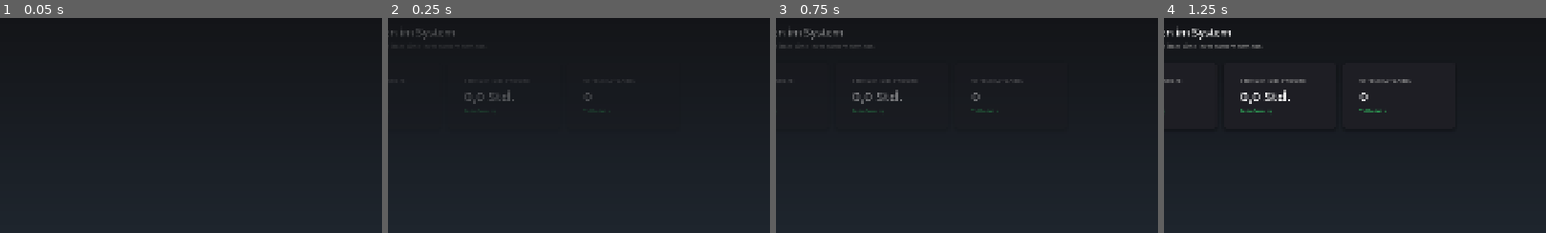
Above: before the commit, frames 1-4 (left to right).
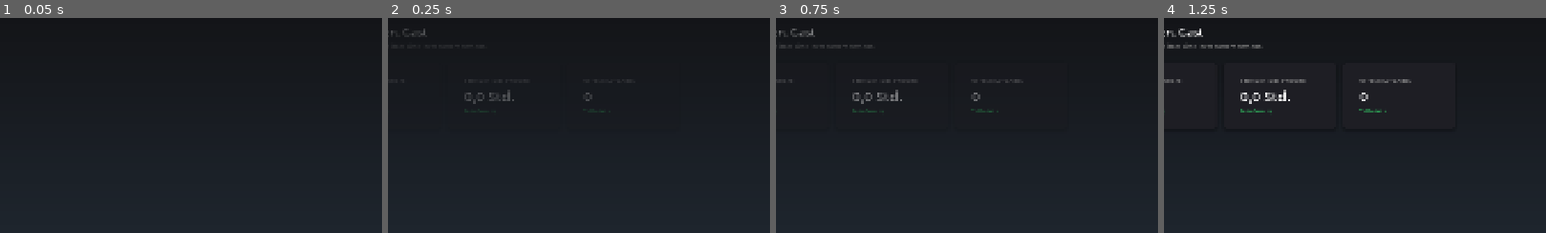
Above: after the commit, the same moments.

Repository: KurzschlussKevin/CheckX
Game: Godot game, scene res://app/modules/main/main.tscn
Same seed, same stepped clock (60 frames per second), same inputs: the game is played once before the commit and once after it. This scene is started directly instead of the project's main scene.
Inputs:
- Up to frame 1 (0.05 s): no input
- Up to frame 2 (0.25 s): no input
- Up to frame 3 (0.75 s): click "Dashboard" at 0.5 s
- Up to frame 4 (1.25 s): no input
The pictures show only the part of the screen within x 24-74%, y 8-58%; the shares and areas given below are measured in that part.

Frame 1 is identical in both runs. In frame 2, 0.2% of the frame differs, in the area x 3-18%, y 4-11%; in frame 3, 0.3%; in frame 4, 0.4%, in the area x 2-18%, y 3-11%.

Commit message:
Add files via upload

Diff:
--- a/check-x/app/core/store/store.gd
+++ b/check-x/app/core/store/store.gd
@@ -2,14 +2,17 @@
 
 # Signale für die UI
 signal data_updated
-signal login_completed(success: bool, message: String)
-
-# Lokaler Cache für die UI
-var employees = []
-var time_entries = []
-var active_timer_state = {}
-var current_user = {}
+signal login_completed(success: bool, message: String, data: Dictionary)
+
+# Lokaler Cache für die UI und Sitzungsdaten
+var token: String = ""
+var current_user: Dictionary = {}
+var employees: Array = []
+var time_entries: Array = []
+var active_timer_state: Dictionary = {}
 var current_user_data: Dictionary = {}
+
+const TOKEN_PATH = "user://auth_token.dat"
 
 # HTTP Client Nodes
 var http_client: HTTPRequest
@@ -25,6 +28,47 @@
 	add_child(login_http)
 	login_http.request_completed.connect(_on_login_request_completed)
 
+	print("Nutzer-Daten-Pfad: ", OS.get_user_data_dir())
+	# Versuche gespeicherten Token beim Start der App zu laden
+	load_token()
+
+# --- TOKEN MANAGEMENT (NEU) ---
+
+func save_token(new_token: String, user_info: Dictionary) -> void:
+	token = new_token
+	current_user = user_info
+	var file = FileAccess.open(TOKEN_PATH, FileAccess.WRITE)
+	if file:
+		var data_to_save = {
+			"token": token,
+			"user": current_user
+		}
+		file.store_var(data_to_save)
+		print(">>> [STORE] Sitzung permanent gespeichert.")
+
+func load_token() -> void:
+	if FileAccess.file_exists(TOKEN_PATH):
+		var file = FileAccess.open(TOKEN_PATH, FileAccess.READ)
+		if file:
+			var data = file.get_var()
+			token = data.get("token", "")
+			current_user = data.get("user", {})
+			print(">>> [STORE] Sitzung geladen für: ", current_user.get("name", "Unbekannt"))
+
+func clear_session() -> void:
+	token = ""
+	current_user = {}
+	if FileAccess.file_exists(TOKEN_PATH):
+		DirAccess.remove_absolute(TOKEN_PATH)
+	print(">>> [STORE] Sitzung gelöscht.")
+
+# Hilfsfunktion für Header inkl. JWT Token (WICHTIG für Sicherheit)
+func _get_auth_headers() -> Array:
+	var headers = ["Content-Type: application/json"]
+	if not token.is_empty():
+		headers.append("Authorization: Bearer " + token)
+	return headers
+
 # --- URL MANAGEMENT ---
 func get_api_url() -> String:
 	var url = Config.get_value("system", "server_url", "http://127.0.0.1:8000")
@@ -35,6 +79,7 @@
 func login(email: String, password: String) -> void:
 	var url = get_api_url() + "/auth/login"
 	var body = JSON.stringify({"email": email, "password": password})
+	# Login braucht noch keinen Auth-Header, da wir den Token erst bekommen
 	var headers = ["Content-Type: application/json"]
 
 	print("Login Versuch bei: ", url)
@@ -54,17 +99,27 @@
 	login_http.request(url, headers, HTTPClient.METHOD_POST, body)
 
 func _on_login_request_completed(_result, response_code, _headers, body):
-	var json = JSON.parse_string(body.get_string_from_utf8())
+	var body_str = body.get_string_from_utf8()
+	print("SERVER ANTWORT CODE: ", response_code) # Sollte 200 sein
+	print("SERVER BODY: ", body_str) # Hier muss "access_token" stehen
+
+	var json = JSON.parse_string(body_str)
+	#var json = JSON.parse_string(body.get_string_from_utf8())
 
 	if response_code == 200:
-		if json and json.has("user"):
-			# Login war erfolgreich
-			current_user = json["user"]
+		if json and json.has("access_token"):
+			# Login war erfolgreich: Token und User-Daten setzen
+			token = json.get("access_token", "")
+			current_user = json.get("user", {})
+
+			# Token permanent für den nächsten App-Start speichern
+			save_token(token, current_user)
+
 			fetch_employees()
-			emit_signal("login_completed", true, "Willkommen " + current_user.get("name", ""))
+			emit_signal("login_completed", true, "Willkommen " + current_user.get("name", ""), json)
 		else:
-			# Registrierung war erfolgreich (Server schickt kein User-Objekt zurück)
-			emit_signal("login_completed", true, "Konto erfolgreich erstellt! Bitte einloggen.")
+			# Registrierung war erfolgreich
+			emit_signal("login_completed", true, "Konto erfolgreich erstellt! Bitte einloggen.", {})
 	else:
 		# Fehlerbehandlung
 		var error_msg = "Fehler: " + str(response_code)
@@ -76,7 +131,7 @@
 		elif response_code == 0:
 			error_msg = "Server nicht erreichbar!"
 
-		emit_signal("login_completed", false, error_msg)
+		emit_signal("login_completed", false, error_msg, {})
 
 func get_current_user_id() -> String:
 	return current_user.get("emp_id", "")
@@ -84,7 +139,8 @@
 # --- DATEN LADEN ---
 func fetch_employees() -> void:
 	var url = get_api_url() + "/employees"
-	http_client.request(url)
+	# Nutzt jetzt automatisch den Auth-Header
+	http_client.request(url, _get_auth_headers())
 
 func _on_data_request_completed(_result, response_code, _headers, body):
 	if response_code == 200:
@@ -105,7 +161,7 @@
 	var body = {
 		"emp_id": emp_id,
 		"project": project,
-		"start_time": Time.get_unix_time_from_system()
+		"start_time": active_timer_state[emp_id]
 	}
 	_send_post(url, body)
 
@@ -124,23 +180,18 @@
 	_send_post(url, body)
 
 func _send_post(url: String, data: Dictionary) -> void:
-	var json = JSON.stringify(data)
-	var headers = ["Content-Type: application/json"]
+	var json_str = JSON.stringify(data)
 	var temp_client = HTTPRequest.new()
 	add_child(temp_client)
 
 	temp_client.request_completed.connect(func(_r, code, _h, body_bytes):
 		var body_str = body_bytes.get_string_from_utf8()
-		print("\n==========================================")
-		print(">>> [STORE POST] An URL: ", url)
-		print(">>> [STORE POST] Gesendete Daten: ", json)
-		print(">>> [STORE POST] Server HTTP Code: ", code)
 		print(">>> [STORE POST] Server Antwort: ", body_str)
-		print("==========================================\n")
 		temp_client.queue_free()
 	)
 
-	temp_client.request(url, headers, HTTPClient.METHOD_POST, json)
+	# Nutzt jetzt _get_auth_headers() statt festem Array
+	temp_client.request(url, _get_auth_headers(), HTTPClient.METHOD_POST, json_str)
 
 # --- UI HELPER ---
 func get_all_employees() -> Array: return employees
@@ -148,7 +199,6 @@
 func is_timer_running(emp_id: String) -> bool: return active_timer_state.has(emp_id)
 func get_timer_start(emp_id: String) -> float: return active_timer_state.get(emp_id, 0.0)
 
-
 # --- ABFRAGEN (CACHE) ---
 
 func get_entries_for_date(emp_id: String, date_str: String) -> Array:
@@ -172,20 +222,19 @@
 	_send_post(url, body)
 
 func get_current_user_data() -> Dictionary:
-	return current_user_data
+	return current_user
 
 func add_manual_entry(emp_id: String, date_str: String, minutes: int, project: String, type: String = "Manuell") -> void:
 	var url = get_api_url() + "/time/manual"
 	var body = {
 		"emp_id": emp_id,
 		"date": date_str,
-		"duration": minutes,   # Ganze Zahl
+		"duration": minutes,
 		"project": project,
 		"type": type
 	}
 	_send_post(url, body)
 
-# Prüft den Sperrstatus für einen bestimmten Tag
 func is_day_locked(emp_id: String, date_str: String, callback: Callable) -> void:
 	var url = get_api_url() + "/time/is_locked?emp_id=" + emp_id + "&date=" + date_str
 	var http = HTTPRequest.new()
@@ -199,9 +248,8 @@
 		callback.call(locked)
 		http.queue_free()
 	)
-	http.request(url)
-
-# Sendet einen Korrekturantrag an den Admin
+	http.request(url, _get_auth_headers())
+
 func request_time_correction(emp_id: String, date_str: String, note: String) -> void:
 	var url = get_api_url() + "/time/request_correction"
 	var body = {
@@ -218,24 +266,11 @@
 	var http = HTTPRequest.new()
 	add_child(http)
 	http.request_completed.connect(func(_r, code, _h, body_bytes):
-		var success = false
-		if code == 200:
-			var body_str = body_bytes.get_string_from_utf8()
-			var json = JSON.parse_string(body_str)
-			if json is Dictionary:
-				# NEU: Wir prüfen den echten Status aus dem JSON!
-				if json.get("status", "") == "success":
-					success = true
-				else:
-					print(">>> [STORE] Server hat Absenden verweigert: ", json.get("message", "Unbekannter Fehler"))
-		else:
-			print(">>> [STORE] Schwerer HTTP Fehler: ", code)
-
+		var success = (code == 200)
 		callback.call(success)
 		http.queue_free()
 	)
-	var headers = ["Content-Type: application/json"]
-	http.request(url, headers, HTTPClient.METHOD_POST, JSON.stringify(body))
+	http.request(url, _get_auth_headers(), HTTPClient.METHOD_POST, JSON.stringify(body))
 
 func request_correction(emp_id: String, date_str: String, note: String, callback: Callable) -> void:
 	var url = get_api_url() + "/time/request_correction"
@@ -248,36 +283,23 @@
 	var http = HTTPRequest.new()
 	add_child(http)
 	http.request_completed.connect(func(_r, code, _h, body_bytes):
-		var success = false
-		if code == 200:
-			var json = JSON.parse_string(body_bytes.get_string_from_utf8())
-			if json is Dictionary and json.get("status", "") == "success":
-				success = true
+		var success = (code == 200)
 		callback.call(success)
 		http.queue_free()
 	)
-	var headers = ["Content-Type: application/json"]
-	http.request(url, headers, HTTPClient.METHOD_POST, JSON.stringify(body))
+	http.request(url, _get_auth_headers(), HTTPClient.METHOD_POST, JSON.stringify(body))
+
 func get_locked_days_for_month(emp_id: String, month: int, year: int, callback: Callable) -> void:
 	var url = get_api_url() + "/time/locked_days?emp_id=" + emp_id + "&month=" + str(month) + "&year=" + str(year)
-	print(">>> [STORE] Lade gesperrte Tage von: ", url)
-
 	var http = HTTPRequest.new()
 	add_child(http)
 	http.request_completed.connect(func(_r, code, _h, body):
-		print(">>> [STORE] Server HTTP Code: ", code)
 		var locked_days = []
 		if code == 200:
-			var body_str = body.get_string_from_utf8()
-			print(">>> [STORE] Server Antwort Body: ", body_str)
-			var json = JSON.parse_string(body_str)
-			if json is Dictionary and json.has("locked_days"):
+			var json = JSON.parse_string(body.get_string_from_utf8())
+			if json is Dictionary:
 				locked_days = json.get("locked_days", [])
-		else:
-			print(">>> [STORE] FEHLER: Konnte Tage nicht laden!")
-
-		if callback.is_valid() and not callback.is_null():
-			callback.call(locked_days)
+		callback.call(locked_days)
 		http.queue_free()
 	)
-	http.request(url)
+	http.request(url, _get_auth_headers())
--- a/check-x/app/modules/auth/auth.gd
+++ b/check-x/app/modules/auth/auth.gd
@@ -23,7 +23,6 @@
 	switch_button.pressed.connect(_on_switch_mode_pressed)
 	submit_button.pressed.connect(_on_submit_pressed)
 
-	# NEU: Signal vom Store verbinden
 	if Store.has_signal("login_completed"):
 		Store.login_completed.connect(_on_server_response)
 
@@ -31,19 +30,32 @@
 	_apply_ui_state()
 	_force_window_resize(true)
 
-	# AUTO-LOGIN PRÜFUNG (Bleibt wie von dir gewünscht)
-	if Config.get_value("auth", "keep_logged_in", false):
+	# --- AUTO-LOGIN LOGIK ---
+	# 1. Prüfen, ob "Angemeldet bleiben" aktiv ist
+	var keep_logged = Config.get_value("auth", "keep_logged_in", false)
+
+	if keep_logged:
+		# 2. Prüfen, ob der Store bereits einen Token aus der Datei geladen hat
+		if not Store.token.is_empty():
+			_show_status("Automatische Anmeldung...", false)
+			# Optional: Hier könnte man noch einen API-Test machen,
+			# aber für den Anfang springen wir direkt zum Ladescreen
+			await get_tree().create_timer(0.5).timeout
+			get_tree().change_scene_to_file("res://app/modules/loadingscreen/loadingscreen.tscn")
+			return # Beendet _ready, damit der Rest nicht ausgeführt wird
+
+		# 3. Falls kein Token da ist, aber die Mail gespeichert war: Feld ausfüllen
 		var last_mail = Config.get_value("auth", "last_email", "")
 		if last_mail != "":
 			email_input.text = last_mail
 			keep_logged_in_check.button_pressed = true
 
-	# Animation beim Start
+	# Animation nur zeigen, wenn kein Auto-Login stattfindet
 	login_panel.modulate.a = 0
 	var tween = create_tween()
 	tween.tween_property(login_panel, "modulate:a", 1.0, 0.4)
 
-## KERN-LOGIK: Passt das physikalische Betriebssystem-Fenster an (DEIN ORIGINAL)
+## KERN-LOGIK: Passt das physikalische Betriebssystem-Fenster an
 func _force_window_resize(instant: bool = false) -> void:
 	await get_tree().process_frame
 	await get_tree().process_frame
@@ -79,7 +91,7 @@
 	await fade_out.finished
 
 	_apply_ui_state()
-	_force_window_resize(false) # Triggert die Größenänderung
+	_force_window_resize(false)
 
 	var fade_in = create_tween()
 	fade_in.tween_property(login_panel, "modulate:a", 1.0, 0.2)
@@ -97,7 +109,6 @@
 func _on_submit_pressed() -> void:
 	if is_loading: return
 
-	# Validierung
 	if is_register_mode:
 		if first_name_input.text.is_empty() or last_name_input.text.is_empty():
 			_perform_error_shake("Vor- und Nachname erforderlich!")
@@ -120,7 +131,6 @@
 	tween.tween_property(login_panel, "position:x", pos.x - 8, 0.05)
 	tween.tween_property(login_panel, "position:x", pos.x, 0.05)
 
-# NEU: Startet den echten Netzwerk-Prozess
 func _start_auth_process() -> void:
 	is_loading = true
 	submit_button.disabled = true
@@ -131,21 +141,24 @@
 	else:
 		Store.login(email_input.text, password_input.text)
 
-# NEU: Antwort vom Store verarbeiten
-func _on_server_response(success: bool, message: String) -> void:
+# VERBESSERT: Verarbeitet jetzt die Daten inkl. Token
+func _on_server_response(success: bool, message: String, data: Dictionary = {}) -> void:
 	is_loading = false
 	submit_button.disabled = false
 
 	if success:
 		_show_status(message, false)
 
-		# EINSTELLUNG SPEICHERN (Nur beim erfolgreichen Login)
 		if !is_register_mode:
+			# Token permanent speichern (falls in der Antwort vorhanden)
+			if data.has("access_token"):
+				Store.save_token(data.access_token, data.user)
+
+			# Config-Einstellungen für Auto-Fill
 			Config.set_value("auth", "keep_logged_in", keep_logged_in_check.button_pressed)
 			if keep_logged_in_check.button_pressed:
 				Config.set_value("auth", "last_email", email_input.text)
 
-		# Kurze Pause für das Erfolgs-Gefühl, dann weiter
 		await get_tree().create_timer(0.6).timeout
 		get_tree().change_scene_to_file("res://app/modules/loadingscreen/loadingscreen.tscn")
 	else:
--- a/check-x/app/modules/dashboard/dashboard.gd
+++ b/check-x/app/modules/dashboard/dashboard.gd
@@ -12,11 +12,13 @@
 func _ready():
 	current_uid = Store.get_current_user_id()
 
-	# Korrektur: Zugriff über das Singleton 'Store'
-	var user_data = Store.get_current_user_data()
+	# Zugriff auf das neue User-Objekt im Store
+	var user_data = Store.current_user
 
-	if user_data and user_data.has("first_name"):
-		welcome_label.text = "Willkommen, " + str(user_data["first_name"])
+	if user_data and user_data.has("name"):
+		welcome_label.text = "Willkommen, " + str(user_data["name"])
+	else:
+		welcome_label.text = "Willkommen, Gast"
 
 	if refresh_btn:
 		refresh_btn.pressed.connect(fetch_stats)
